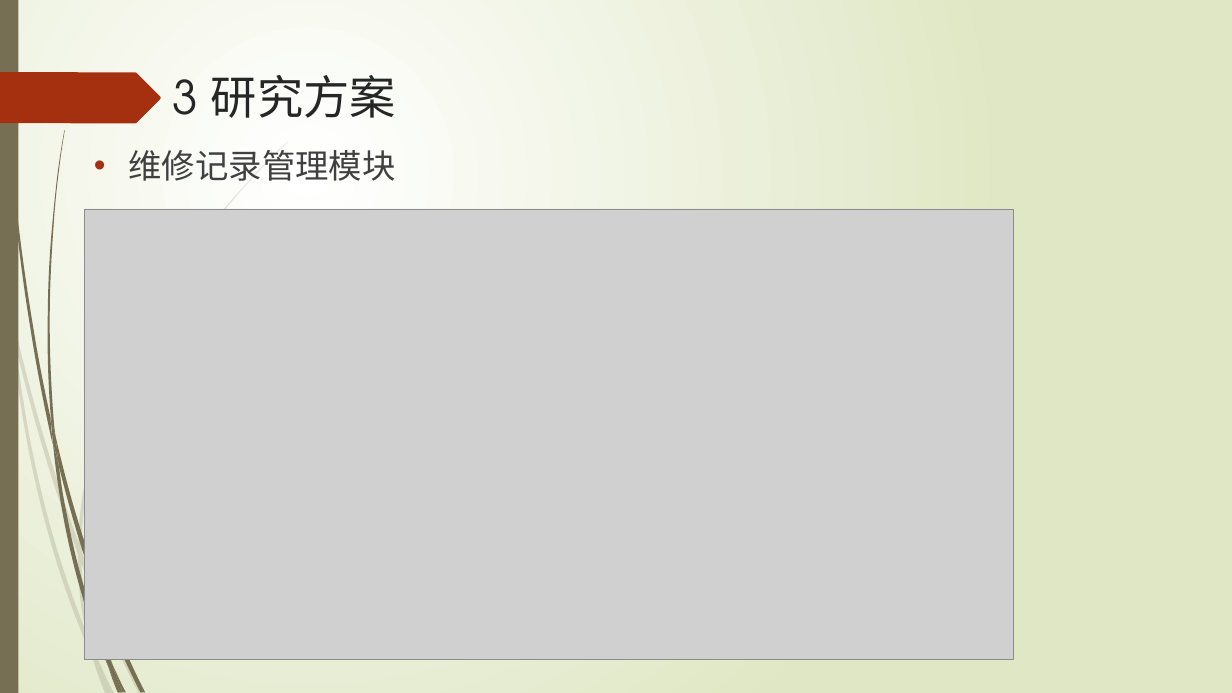
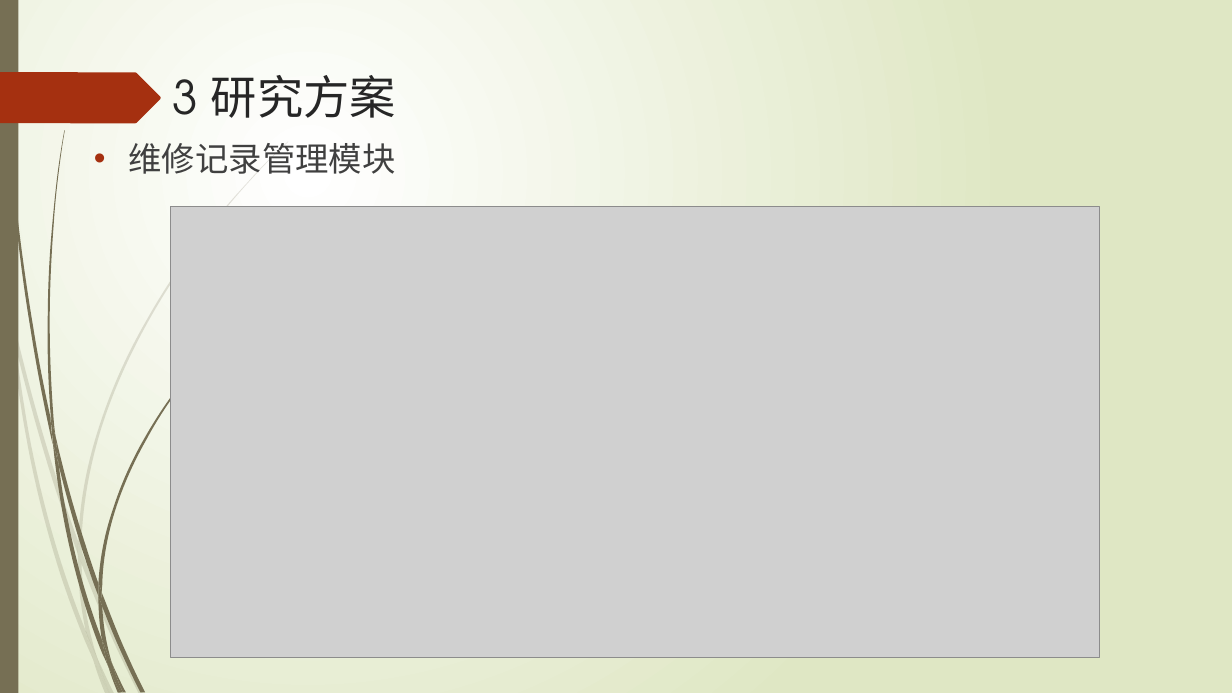
Before and after one commit to liuzhuocpp/liuzhuo_midterm_report, a slide deck: slide 17 of 刘卓中期报告.pptx. Drawn at 1232x693 pixels with LibreOffice and Linux fonts; fonts in the diff are those of the drawing; grey boxes stand for pictures. Boxes give left, top, right and bottom in pixels: in the first picture for what was removed or moved away, otherwise in the second. Text is boxed around its words. In the diff, an @@ line names an element or a change of style, - is before the commit and + after.

```diff
--- a/刘卓中期报告.pptx
+++ b/刘卓中期报告.pptx
@@ text "维修记录管理模块": place and size @@
-text "维修记录管理模块" at [129, 150, 396, 181]
+text "维修记录管理模块" at [129, 143, 396, 174]
@@ picture: place and size @@
-picture at [85, 209, 1014, 660]
+picture at [171, 206, 1100, 657]
@@ freeform shape added at [98, 318, 240, 592], fill #766F54 @@
@@ freeform shape added at [98, 583, 102, 606], fill #766F54 @@
```
Also in this commit, not shown: 7 other slides changed, 1 other file.
